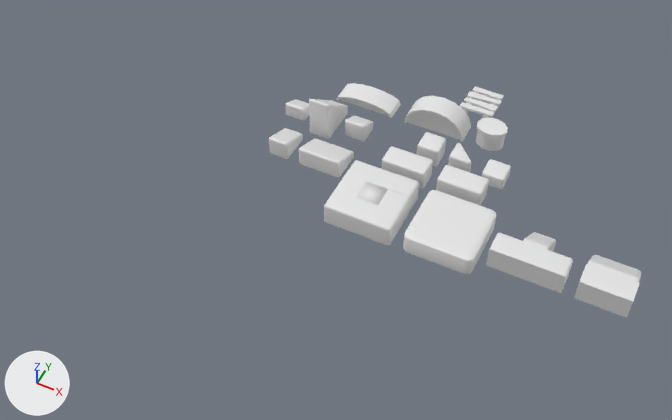
The Blender file Swords and Sails/Tiles/grass Block.blend as it was, and as the next commit left it.
One viewpoint serves both versions: a 50 mm camera at (21.7, -50.1, 58.3) aimed at (-1.2, -4.2, 1.0). The axes (+X, +Y, +Z) are drawn at lower left. The lights are the same throughout. Materials are left out; every surface is plain grey.

In view in the first picture: '2X2', 'Cylinder', 'Cylinder.001', 'Middle M.002', 'Middle M.003', 'Middle M.004', 'Middle M.005', 'Middle M.006', 'Middle M.007', 'Right T.001', 'Right T.002', 'Single.004', 'Single.005', 'Single.006'.
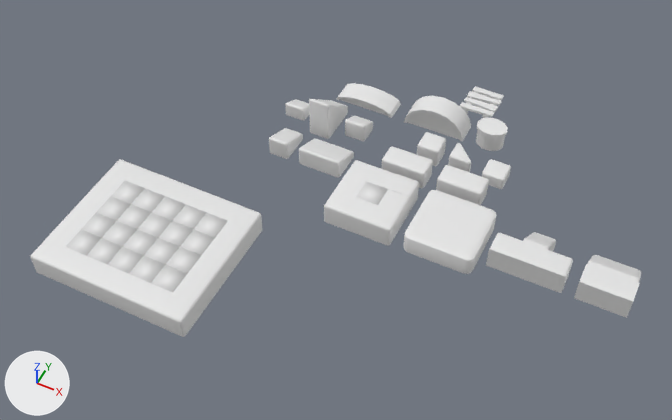
Location of each change, [x1, y1, x2, y2] in pixels of the pictures (672 x 420 px):
'Middle T.001', added: after [66, 181, 228, 292]
'Middle M.008', added: after [50, 247, 173, 328]
'Middle M.004', moved, turned, modifiers changed: before [379, 189, 410, 229]; after [173, 221, 251, 317]
'Middle M.005', moved, turned, modifiers changed: before [345, 197, 378, 238]; after [125, 166, 240, 221]
'Middle M.006', moved, turned, modifiers changed: before [335, 174, 366, 197]; after [46, 173, 125, 247]
'R Left T.003', added: after [159, 293, 199, 337]
'Middle M.007', moved, turned: before [367, 167, 397, 189]; after [379, 189, 410, 229]
'R Left T.002', added: after [31, 239, 65, 280]
'R Left T.004', added: after [228, 205, 263, 245]
'R Left T.001', added: after [107, 159, 138, 180]

What changed in the scene script:
```text
Add me_roundcube_009:
    me_roundcube_009.from_pydata(...)  # 160 vertices, 120 faces; spans x -1.0..9.0, y -1.0..7.0, z -0.88..0.92
    me_roundcube_009.polygons.foreach_set('use_smooth', [True] * 120)
Add me_roundcube_034:
    me_roundcube_034.from_pydata(...)  # 16 vertices, 10 faces; spans x -1.0..1.0, y -1.0..1.0, z -0.88..0.92
    me_roundcube_034.polygons.foreach_set('use_smooth', [True] * 10)
Add me_roundcube_043:
    me_roundcube_043.from_pydata(...)  # 38 vertices, 28 faces; spans x -1.01..1.0, y -1.0..1.0, z -0.88..0.92
    me_roundcube_043.polygons.foreach_set('use_smooth', [True] * 28)
Change ob_middle_m_005:
    ob_middle_m_005.location: (1.0, -4.0, 0.96) -> (-9.05, -8.91, 0.96)
    ob_middle_m_005.rotation_euler: (3.142, 3.142, 0.00473) -> (3.142, 3.142, -3.142)  # degrees (180, 180, 0.3) -> degrees (180, 180, -180)
    add _m = ob_middle_m_005.modifiers.new('Array', 'ARRAY')
    add _m.count = 5
    add _m.relative_offset_displace = (-1.0, 0.0, 0.0)
Change ob_middle_m_004:
    ob_middle_m_004.location: (3.0, -2.0, 0.96) -> (-7.05, -16.91, 0.96)
    ob_middle_m_004.rotation_euler: (3.142, 3.142, -4.713) -> (3.142, 3.142, 1.571)  # degrees (180, 180, -270) -> degrees (180, 180, 90)
    add _m = ob_middle_m_004.modifiers.new('Array', 'ARRAY')
    add _m.count = 4
    add _m.relative_offset_displace = (-1.0, 0.0, 0.0)
Change ob_middle_m_007:
    ob_middle_m_007.location: (1.0, 0.0, 0.96) -> (3.0, -2.0, 0.96)
    ob_middle_m_007.rotation_euler: (3.142, 3.142, -3.141) -> (3.142, 3.142, -4.713)  # degrees (180, 180, -180) -> degrees (180, 180, -270)
Change ob_middle_m_006:
    ob_middle_m_006.location: (-1.0, -2.0, 0.96) -> (-19.04, -10.92, 0.96)
    ob_middle_m_006.rotation_euler: (3.142, 3.142, -7.853) -> (3.142, 3.142, -1.571)  # degrees (180, 180, 270) -> degrees (180, 180, -90)
    add _m = ob_middle_m_006.modifiers.new('Array', 'ARRAY')
    add _m.count = 4
    add _m.relative_offset_displace = (-1.0, 0.0, 0.0)
Add ob_middle_t_001:
    ob_middle_t_001 = bpy.data.objects.new('Middle T.001', me_roundcube_009)
    ob_middle_t_001.location = (-17.05, -16.92, 0.96)
    ob_middle_t_001.scale = (1.0, 1.0, 1.11)
Add ob_middle_m_008:
    ob_middle_m_008 = bpy.data.objects.new('Middle M.008', me_roundcube_034)
    ob_middle_m_008.location = (-17.05, -18.91, 0.96)
    ob_middle_m_008.rotation_euler = (3.142, 3.142, -0.0000581)  # degrees (180, 180, -0)
    ob_middle_m_008.scale = (1.0, 1.0, 1.11)
    _m = ob_middle_m_008.modifiers.new('Array', 'ARRAY')
    _m.count = 5
    _m.relative_offset_displace = (-1.0, 0.0, 0.0)
Add ob_r_left_t_004:
    ob_r_left_t_004 = bpy.data.objects.new('R Left T.004', me_roundcube_043)
    ob_r_left_t_004.location = (-7.05, -8.92, 0.96)
    ob_r_left_t_004.rotation_euler = (0.0, 0.0, -9.425)  # degrees (0, 0, 180)
    ob_r_left_t_004.scale = (0.997, 1.0, 1.11)
Add ob_r_left_t_003:
    ob_r_left_t_003 = bpy.data.objects.new('R Left T.003', me_roundcube_043.copy())
    ob_r_left_t_003.location = (-7.04, -18.91, 0.96)
    ob_r_left_t_003.rotation_euler = (0.0, 0.0, -4.712)  # degrees (0, 0, -270)
    ob_r_left_t_003.scale = (0.997, 1.0, 1.11)
Add ob_r_left_t_002:
    ob_r_left_t_002 = bpy.data.objects.new('R Left T.002', me_roundcube_043.copy())
    ob_r_left_t_002.location = (-19.02, -18.91, 0.96)
    ob_r_left_t_002.scale = (0.997, 1.0, 1.11)
Add ob_r_left_t_001:
    ob_r_left_t_001 = bpy.data.objects.new('R Left T.001', me_roundcube_043.copy())
    ob_r_left_t_001.location = (-19.04, -8.92, 0.96)
    ob_r_left_t_001.rotation_euler = (0.0, 0.0, 4.712)  # degrees (0, 0, 270)
    ob_r_left_t_001.scale = (0.997, 1.0, 1.11)
```
